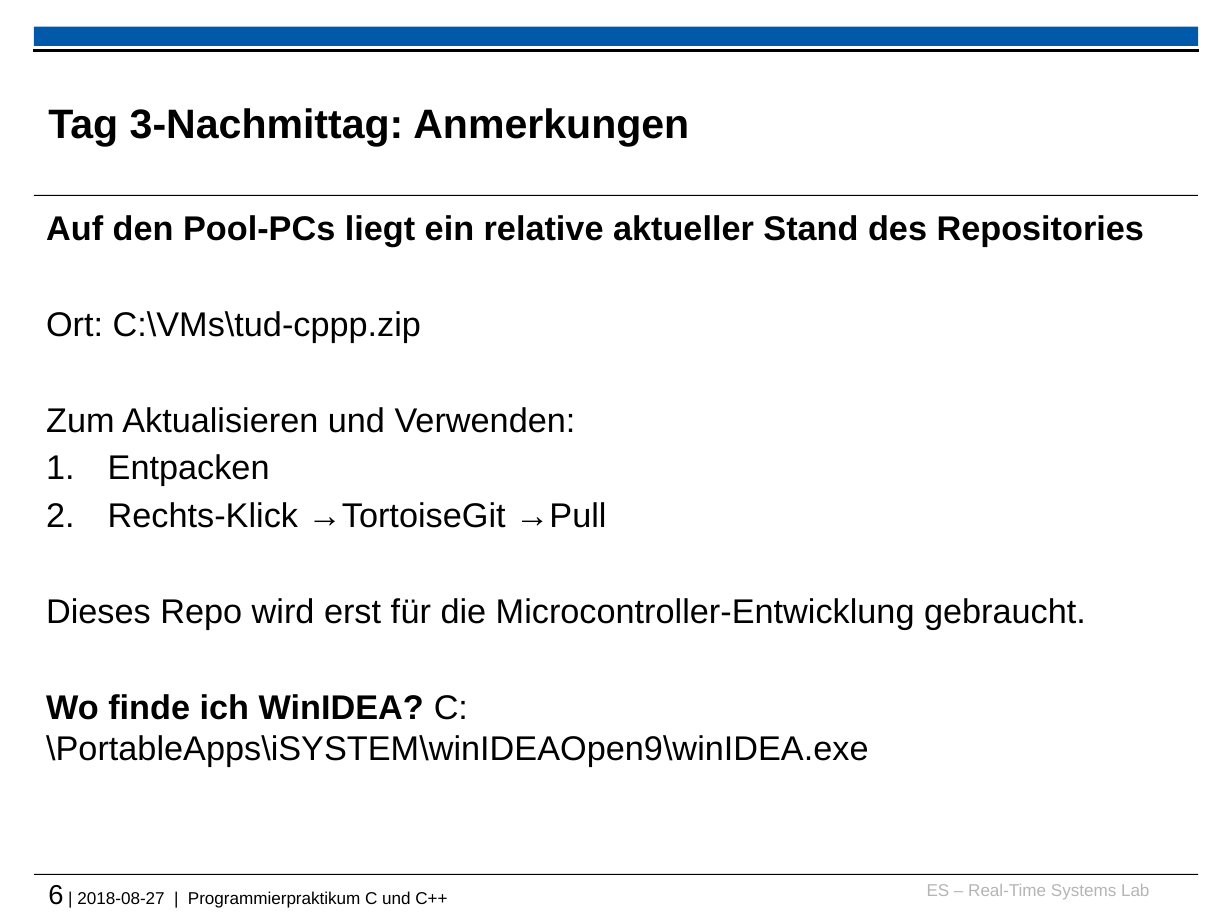
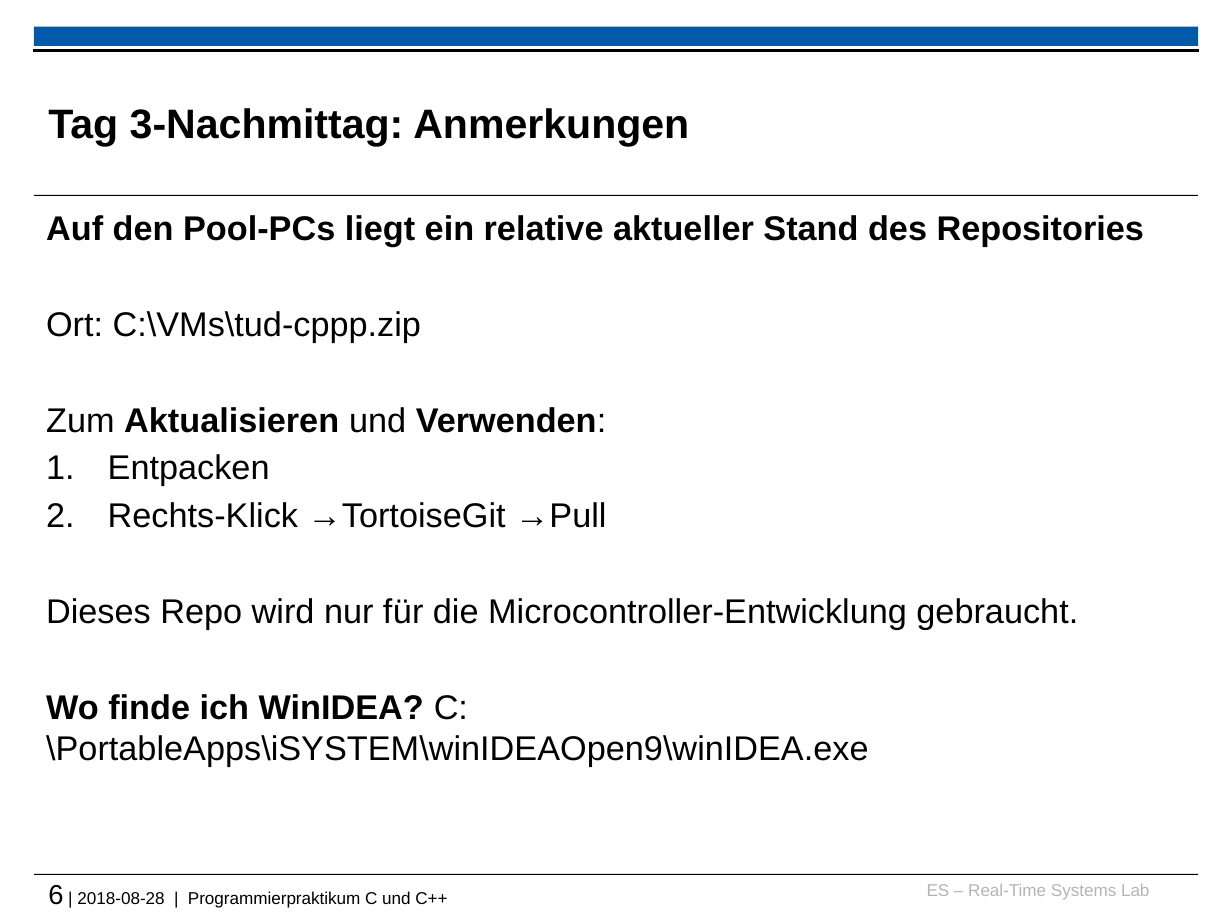
Before and after one commit to Gafielt/tud-cppp, a slide deck: slide 6 of 2018/recap_and_warmup_slides.pptx. Drawn at 1232x924 pixels with LibreOffice and Linux fonts; fonts in the diff are those of the drawing; background and template pictures are left out. Boxes give left, top, right and bottom in pixels: in the first picture for what was removed or moved away, otherwise in the second. Text is boxed around its words. In the diff, an @@ line names an element or a change of style, - is before the commit and + after.

```diff
--- a/2018/recap_and_warmup_slides.pptx
+++ b/2018/recap_and_warmup_slides.pptx
@@ text at (x1=46, y1=407, x2=607, y2=433): bold on in "Aktualisieren Verwenden:" @@
@@ text at (x1=46, y1=598, x2=1078, y2=630): text changed @@
-Dieses Repo wird erst für die Microcontroller-Entwicklung gebraucht.
+Dieses Repo wird nur für die Microcontroller-Entwicklung gebraucht.
@@ text at (x1=48, y1=885, x2=447, y2=908): text changed @@
-6 | 2018-08-27 | Programmierpraktikum C und C++
+6 | 2018-08-28 | Programmierpraktikum C und C++
```
Also in this commit, not shown: 1 other slide changed, 1 slide added, 1 other file.
